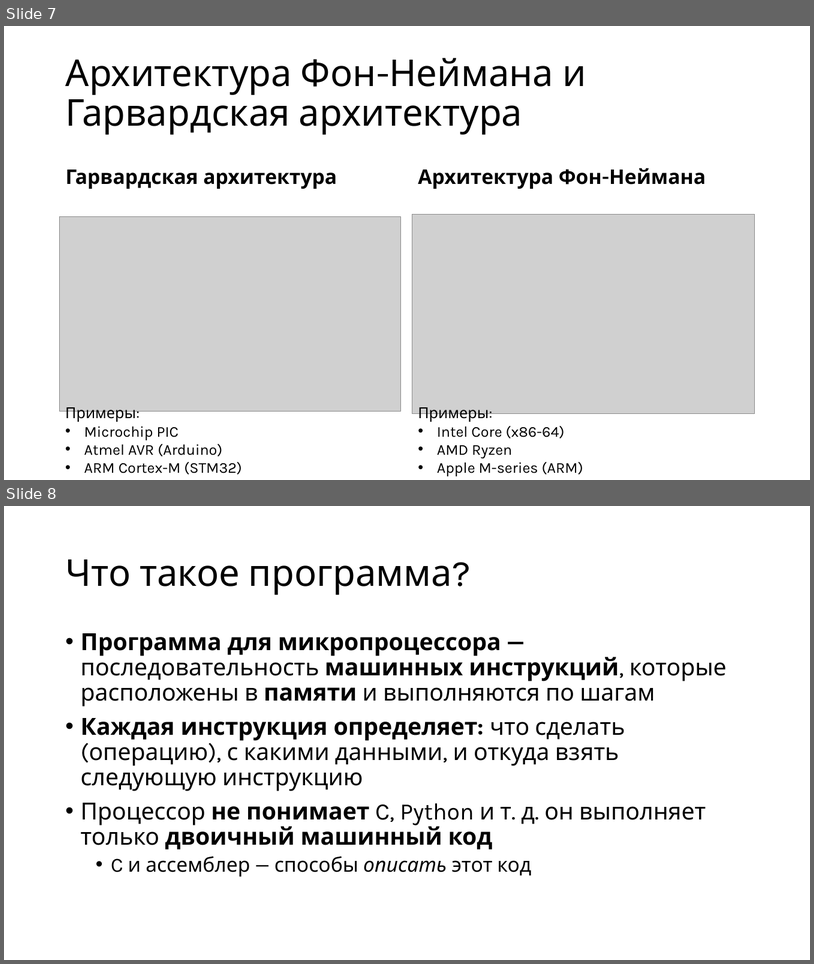
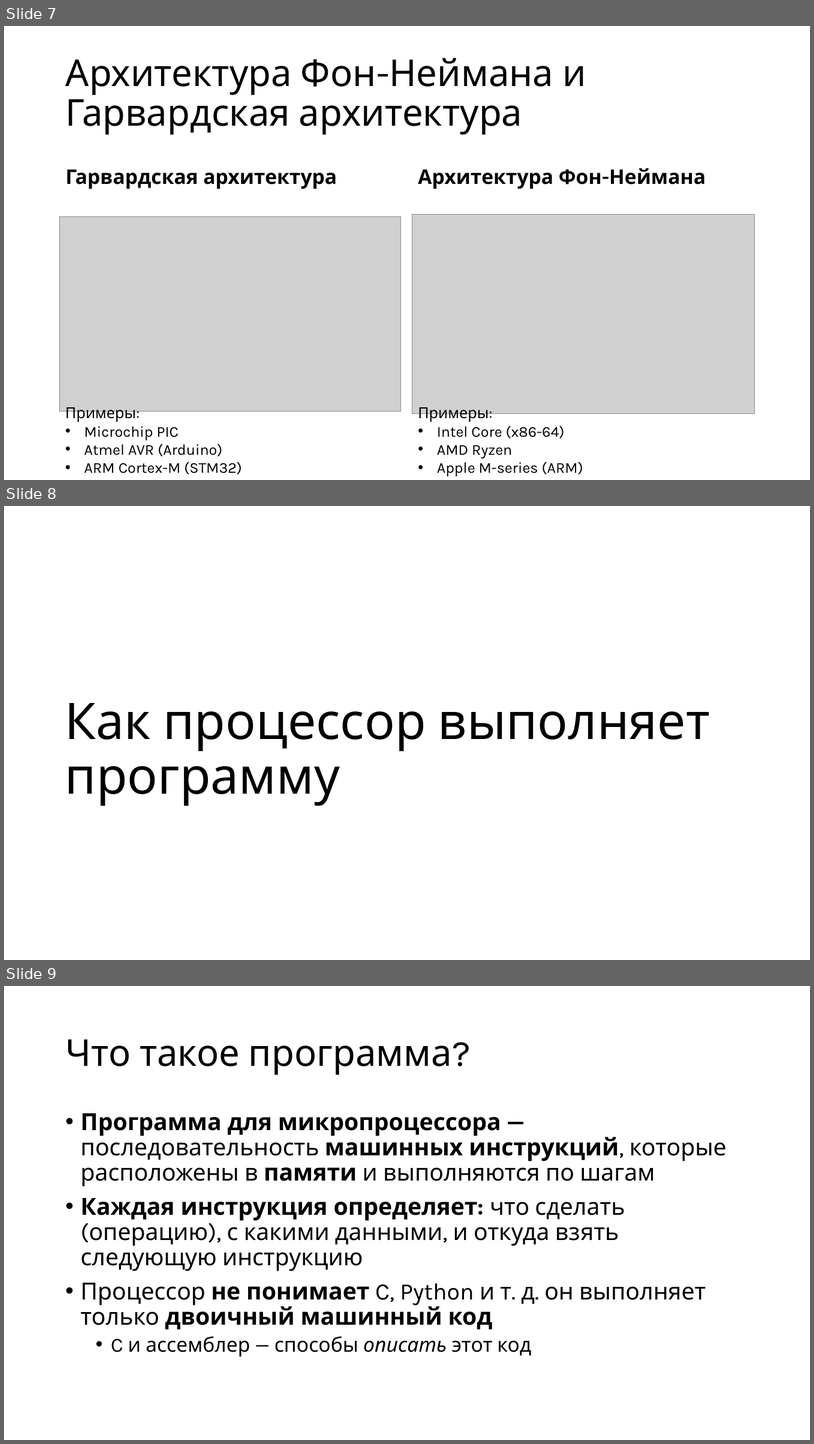
Before and after one commit to alexey-malov/mpp, a slide deck: lectures/01/Intro.pptx. Shown one above the other, each under a label of ours: slides 7 and 8 before the commit, slides 7, 8 and 9 after it. The pictures are 814x964 and 814x1444 pixels, drawn with LibreOffice and Linux fonts; fonts in the diff are those of the drawing; grey boxes stand for pictures. Boxes give left, top, right and bottom in pixels: in the first picture for what was removed or moved away, otherwise in the second. Text is boxed around its words. In the diff, an @@ line names an element or a change of style, - is before the commit and + after.

```diff
--- a/lectures/01/Intro.pptx
+++ b/lectures/01/Intro.pptx
@@ slide 8 added at (4,506,810,960), background #FFFFFF @@
@@ title added at (65,703,710,805), 60 pt, text #000000 @@
+Как процессор выполняет программу
@@ what was slide 8 is now slide 9 @@
```
Also in this commit, not shown: 9 other files.
